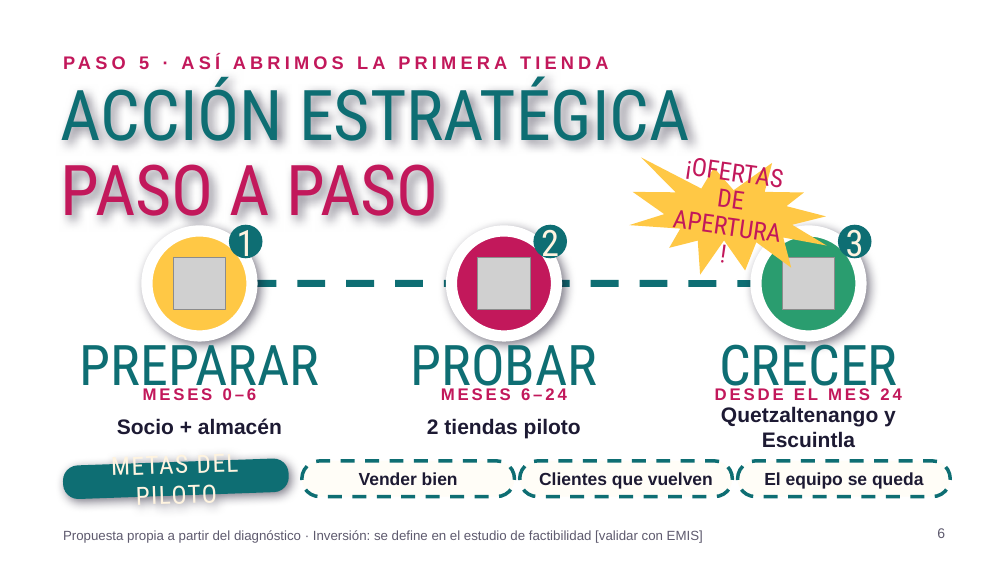
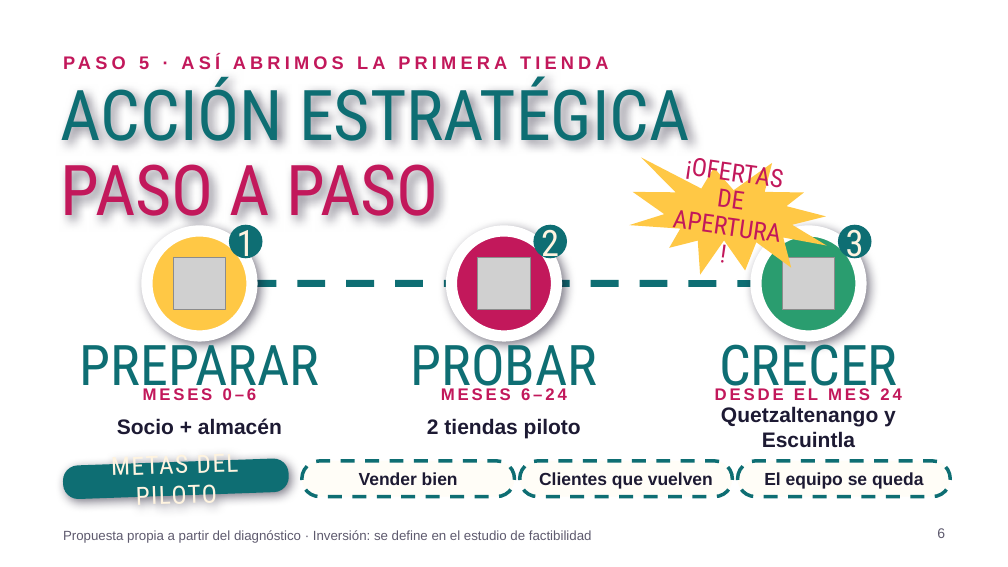
Before and after one commit to samueldejuan/samuel, a slide deck: slide 6 of presentacion/Pitch_Merco_Guatemala.pptx. Drawn at 1008x567 pixels with LibreOffice and Linux fonts; fonts in the diff are those of the drawing; grey boxes stand for pictures; background and template pictures are left out. Boxes give left, top, right and bottom in pixels: in the first picture for what was removed or moved away, otherwise in the second. Text is boxed around its words. In the diff, an @@ line names an element or a change of style, - is before the commit and + after.

```diff
--- a/presentacion/Pitch_Merco_Guatemala.pptx
+++ b/presentacion/Pitch_Merco_Guatemala.pptx
@@ text at (x1=63, y1=530, x2=592, y2=543): text changed @@
-Propuesta propia a partir del diagnóstico · Inversión: se define en el estudio de factibilidad [validar con EMIS]
+Propuesta propia a partir del diagnóstico · Inversión: se define en el estudio de factibilidad
```
Also in this commit, not shown: 1 other slide changed, 2 other files.
